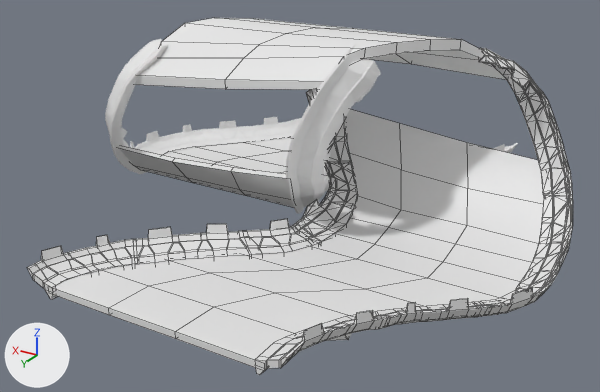
Renders of the FBX model Arte/ModelosPista/LOOPING.FBX from each side of a commit.
Both versions are drawn from a 50 mm camera at (-10.16, 9.13, 4.28) aimed at (-5.54, 1.43, 0.42). Every picture has the same lights, and +X, +Y and +Z are marked at lower left. Mesh edges are drawn as thin lines on the coarser meshes. Materials are left out; every surface is plain grey. Where no turn or scale is listed for an object, it has been applied to the vertices.

The first picture shows 'Box001', 'Box002', 'Box004', 'RECTA009', 'RECTA011', 'RECTA013', 'RECTA015'.
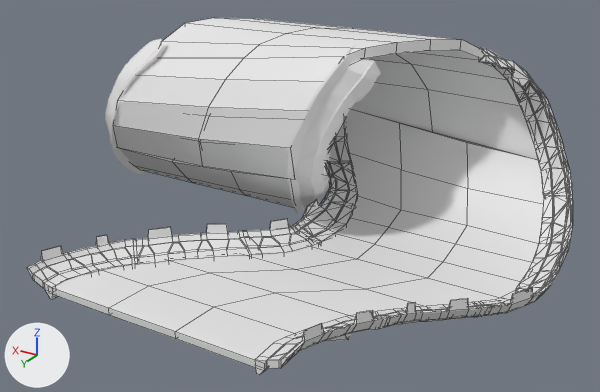
Location of each change, (x1, y1, x2, y2) in pixels of the pictures (600 x 392 px):
'Box004', reshaped (14% wider, 123% taller): before (135, 18, 508, 90); after (114, 18, 538, 180)
part 1 of me_mesh_006, built on: before (135, 75, 323, 90); after (114, 75, 323, 180)
part 2 of me_mesh_006, built on: after (351, 60, 538, 160)
'RECTA015', unchanged, covered by the edit: before (138, 117, 518, 191); after (325, 182, 330, 191)

Diff of the bpy script that builds the scene:
```diff
--- a/Arte/ModelosPista/LOOPING.FBX.py
+++ b/Arte/ModelosPista/LOOPING.FBX.py
@@ me_mesh_006 @@
 # used by ob_box004; location = (-5.113, 1.201, 1.94)
-me_mesh_006.from_pydata(...)  # 48 vertices, 46 faces; spans x -2.41..1.47, y -0.95..0.9, z -0.28..0.42
+me_mesh_006.from_pydata(...)  # 78 vertices, 76 faces; spans x -2.9..1.86, y -1.08..1.06, z -1.16..0.42
+# me_mesh_006 part 1
+# 2 faces are deleted
+# 18 vertices are added at x -0.97..1.86, y 0.65..1.06, z -1.16..-0.19
+# 20 new faces join them
+# me_mesh_006 part 2
+# 2 faces are deleted
+# 12 vertices are added at x -2.9..-0.21, y -1.08..-0.86, z -1.06..-0.3
+# 14 new faces join them
```
